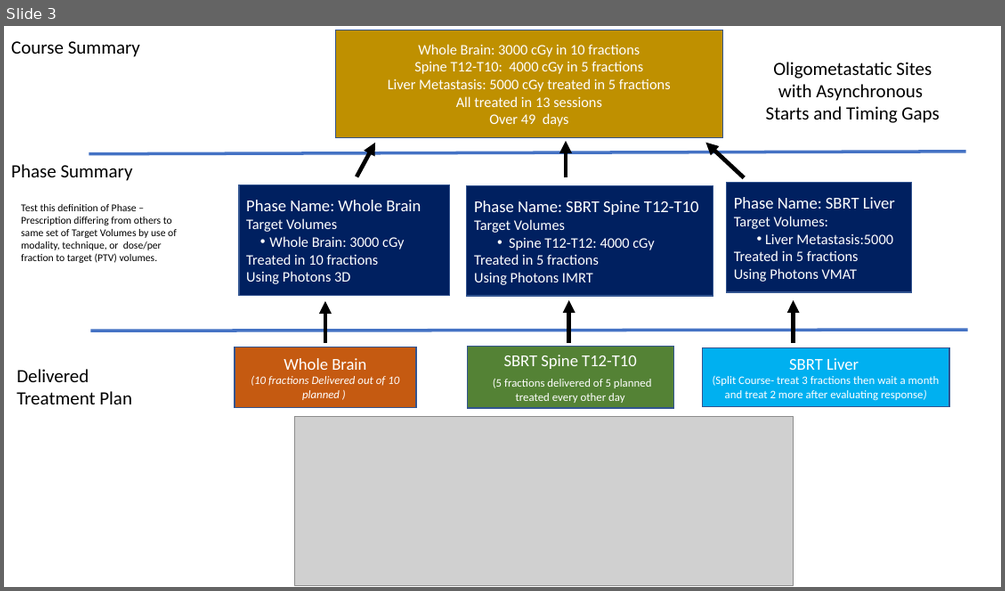
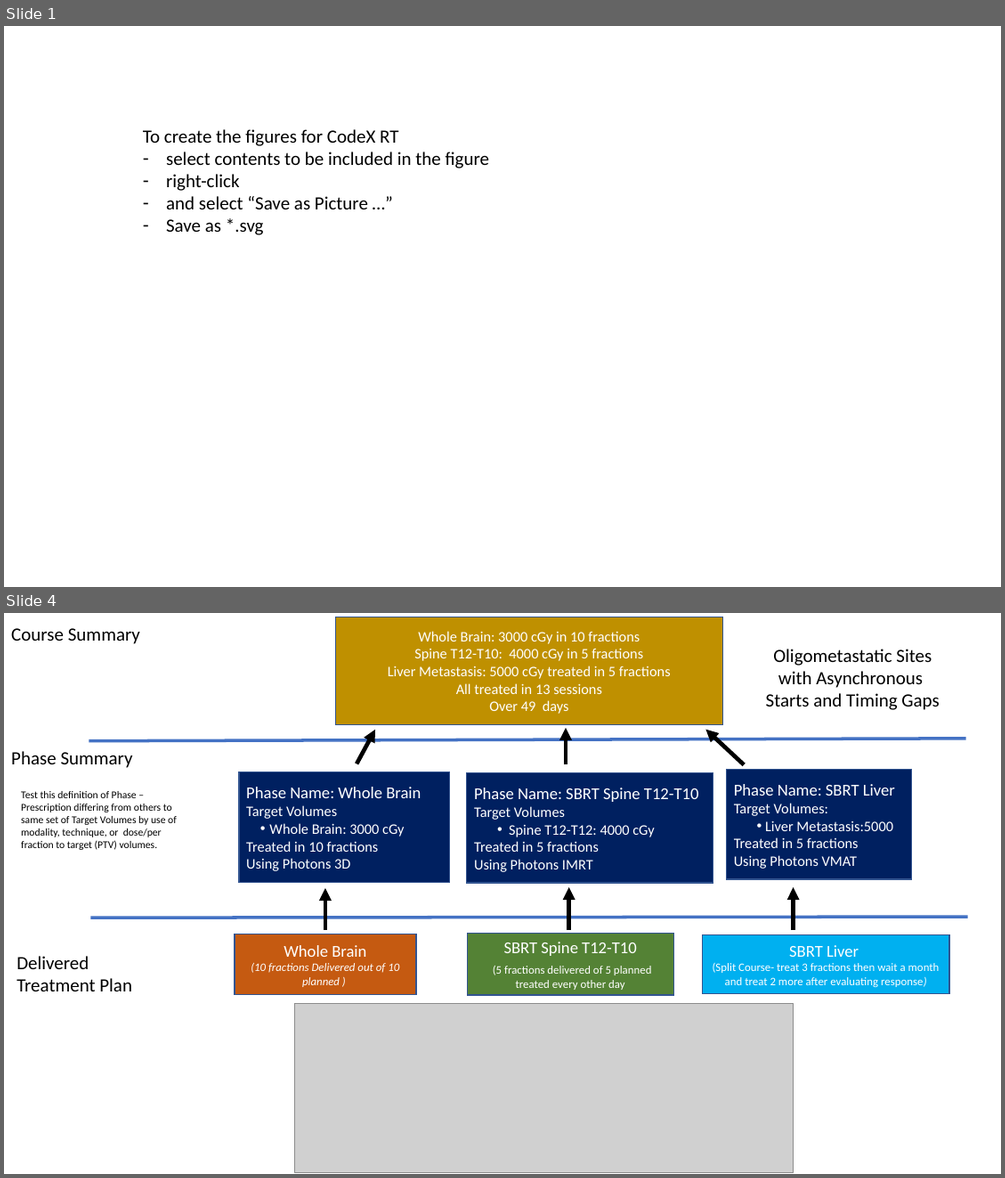
Before and after one commit to HL7/codex-radiation-therapy, a slide deck: input/images-source/CoursePhasePlans_Figures.pptx. Shown one above the other, each under a label of ours: slide 3 before the commit, slides 1 and 4 after it; the slides between them are not shown. The pictures are 1005x591 and 1005x1178 pixels, drawn with LibreOffice and Linux fonts; fonts in the diff are those of the drawing; grey boxes stand for pictures. Boxes give left, top, right and bottom in pixels: in the first picture for what was removed or moved away, otherwise in the second. Text is boxed around its words. In the diff, an @@ line names an element or a change of style, - is before the commit and + after.

Commit message:
Figure as svg. Typo, resource name, font fixed.

```diff
--- a/input/images-source/CoursePhasePlans_Figures.pptx
+++ b/input/images-source/CoursePhasePlans_Figures.pptx
@@ slide 1 added at box(4, 26, 1001, 587), background #FFFFFF @@
@@ text added at box(143, 129, 489, 235), 18 pt, text #000000 @@
+To create the figures for CodeX RT
+– select contents to be included in the figure
+– right-click
+– and select “Save as Picture …”
+– Save as *.svg
@@ what was slide 3 is now slide 4 @@
```
Also in this commit, not shown: 1 slide changed, 2 other slides added, 3 other files.
